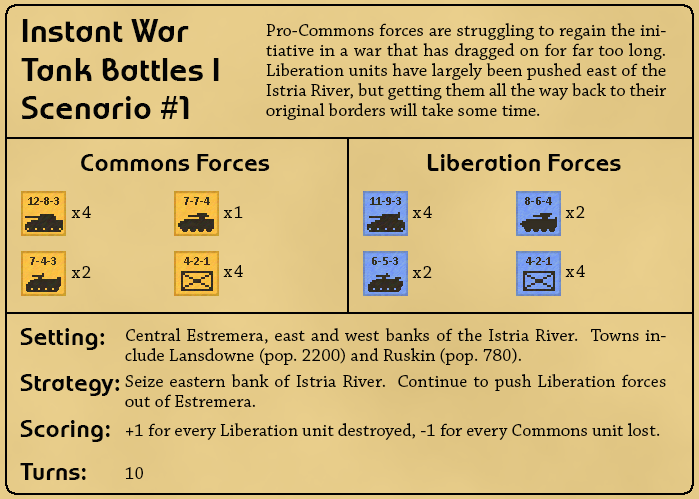
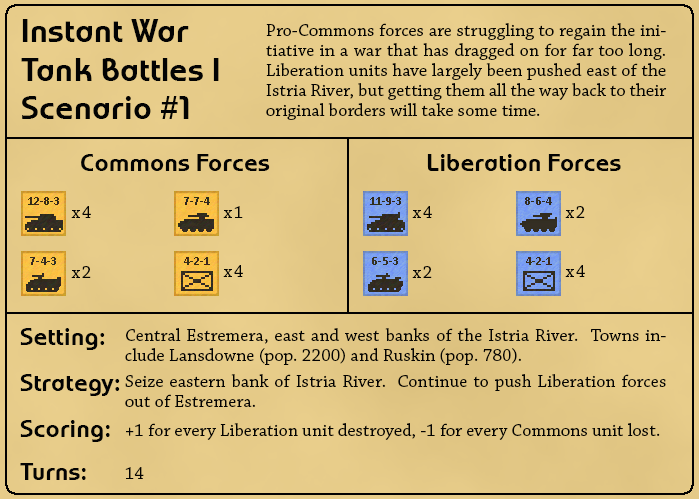
Two versions of the same layered image (699 × 499). Layer-by-layer changes:
renamed "10" to "14", painted on it over left=134, top=467, right=144, bottom=479
